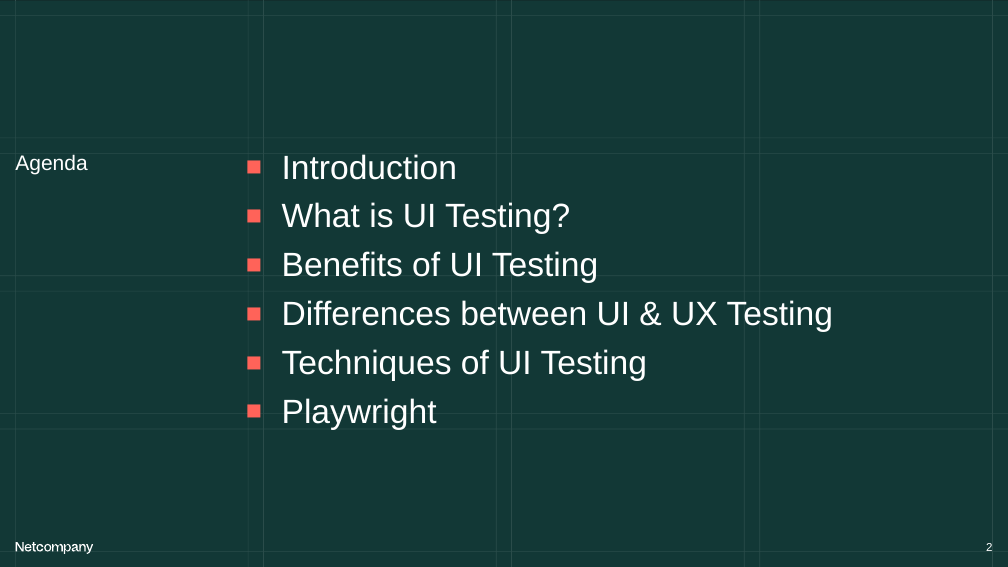
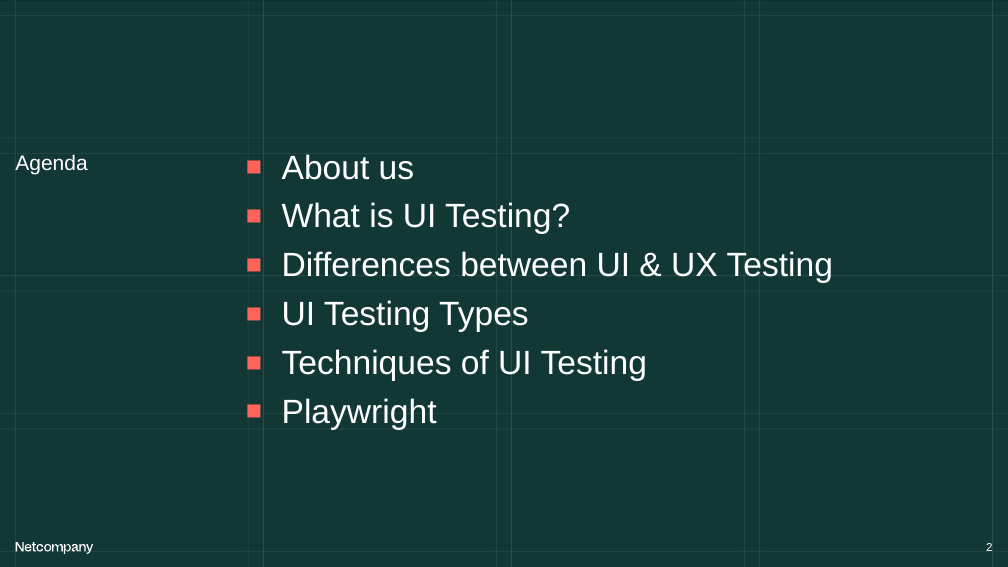
Before and after one commit to NLTTam/coe-ui-test-auto, a slide deck: slide 2 of test_cases/COE_UITest_Playwright.pptx. Drawn at 1008x567 pixels with LibreOffice and Linux fonts; fonts in the diff are those of the drawing. Boxes give left, top, right and bottom in pixels: in the first picture for what was removed or moved away, otherwise in the second. Text is boxed around its words. In the diff, an @@ line names an element or a change of style, - is before the commit and + after.

Commit message:
Update slides
Update slides

```diff
--- a/test_cases/COE_UITest_Playwright.pptx
+++ b/test_cases/COE_UITest_Playwright.pptx
@@ text at [282, 154, 414, 180]: text changed @@
-■ Introduction
+■ About us
@@ text at [282, 251, 598, 283]: paragraph removed @@
-■ Benefits of UI Testing
@@ text at [282, 300, 529, 332]: paragraph added @@
+■ UI Testing Types
```
Also in this commit, not shown: 3 other slides changed, 2 slides added, 2 slides removed.
